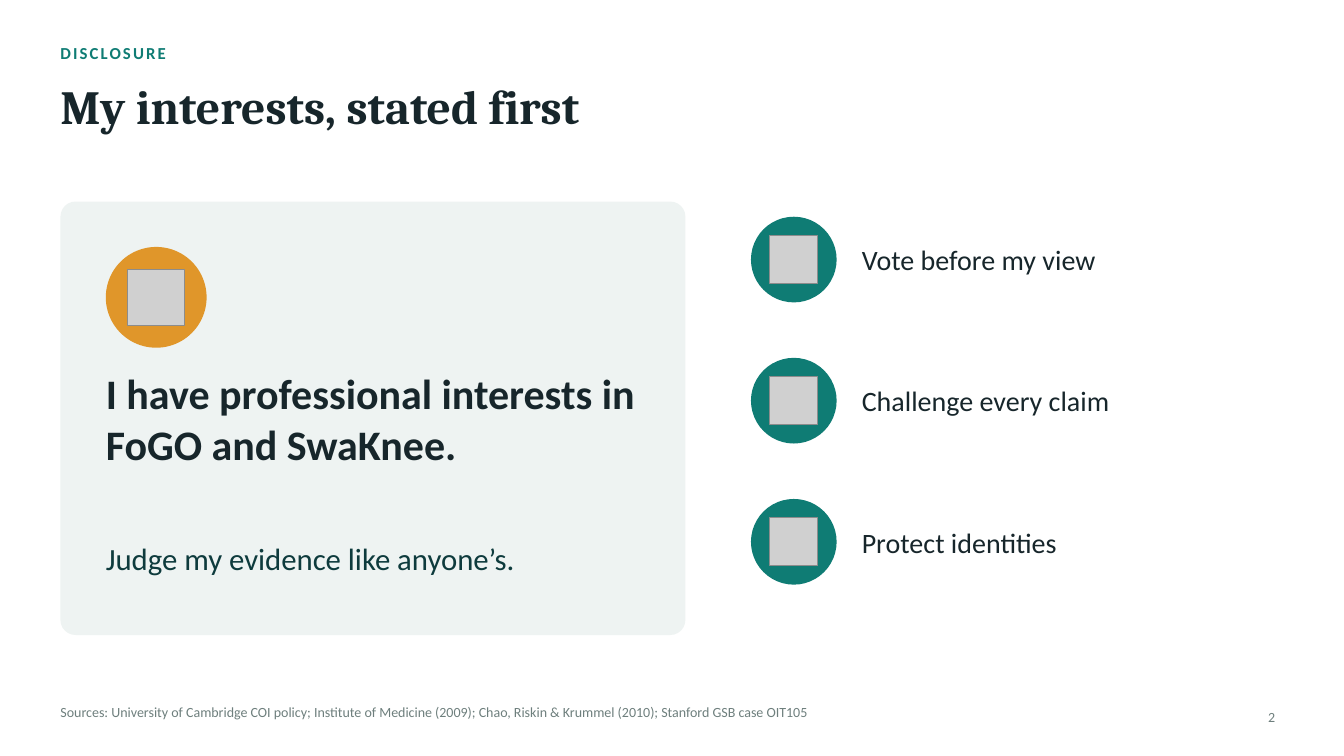
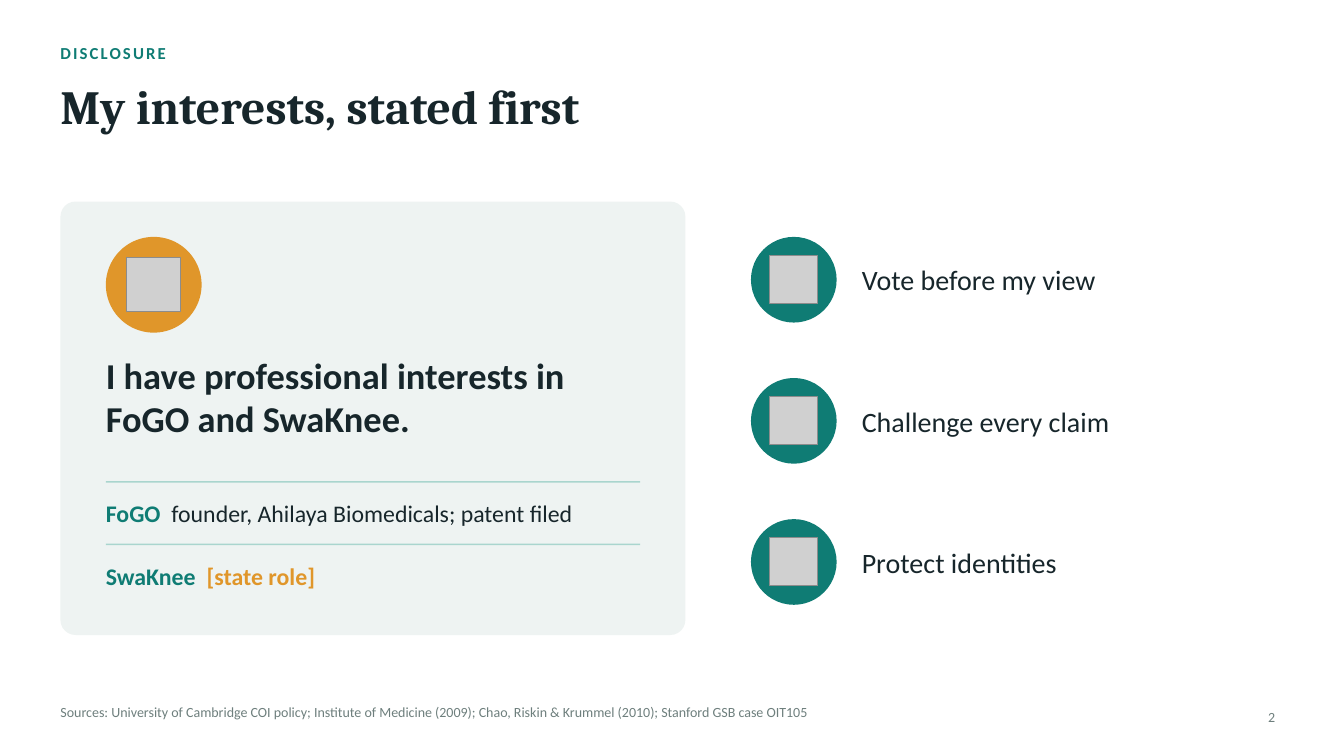
Before and after one commit to ivikasjha/claude, a slide deck: slide 2 of deck/From_Innovation_to_Patient_Impact.pptx. Drawn at 1344x756 pixels with LibreOffice and Linux fonts; fonts in the diff are those of the drawing; grey boxes stand for pictures. Boxes give left, top, right and bottom in pixels: in the first picture for what was removed or moved away, otherwise in the second. Text is boxed around its words. In the diff, an @@ line names an element or a change of style, - is before the commit and + after.

```diff
--- a/deck/From_Innovation_to_Patient_Impact.pptx
+++ b/deck/From_Innovation_to_Patient_Impact.pptx
@@ ellipse: place and size @@
-ellipse at [106, 247, 207, 348]
+ellipse at [106, 237, 202, 333]
@@ ellipse: place and size @@
-ellipse at [751, 358, 837, 444]
+ellipse at [751, 237, 837, 323]
@@ picture: place and size @@
-picture at [128, 269, 185, 326]
+picture at [127, 258, 180, 312]
@@ text "I have professional interests in ...": place and size @@
-text "I have professional interests in ..." at [106, 379, 635, 461]
+text "I have professional interests in ..." at [106, 363, 564, 433]
@@ text "I have professional interests in ..." at [106, 363, 564, 433]: size 30 to 26 pt @@
@@ ellipse: place and size @@
-ellipse at [751, 499, 837, 585]
+ellipse at [751, 378, 837, 464]
@@ line added from (106, 482) to (640, 482), #A9D5CE 1 pt @@
@@ text added at [106, 505, 572, 526], 17 pt, text #17262B @@
+FoGO founder, Ahilaya Biomedicals; patent filed
@@ ellipse: place and size @@
-ellipse at [751, 217, 837, 302]
+ellipse at [751, 519, 837, 605]
@@ 3 pictures, 3 texts: place and size @@
-3 pictures, 3 texts at [770, 236, 1109, 567]
+3 pictures, 3 texts at [770, 256, 1109, 587]
@@ text removed at [106, 548, 514, 576] @@
-Judge my evidence like anyone’s.
@@ line added from (106, 544) to (640, 544), #A9D5CE 1 pt @@
@@ text added at [106, 567, 315, 589], 17 pt, text #E0962A, bold @@
+SwaKnee [state role]
```
Also in this commit, not shown: 34 other slides changed, 1 slide removed, 37 other files.
